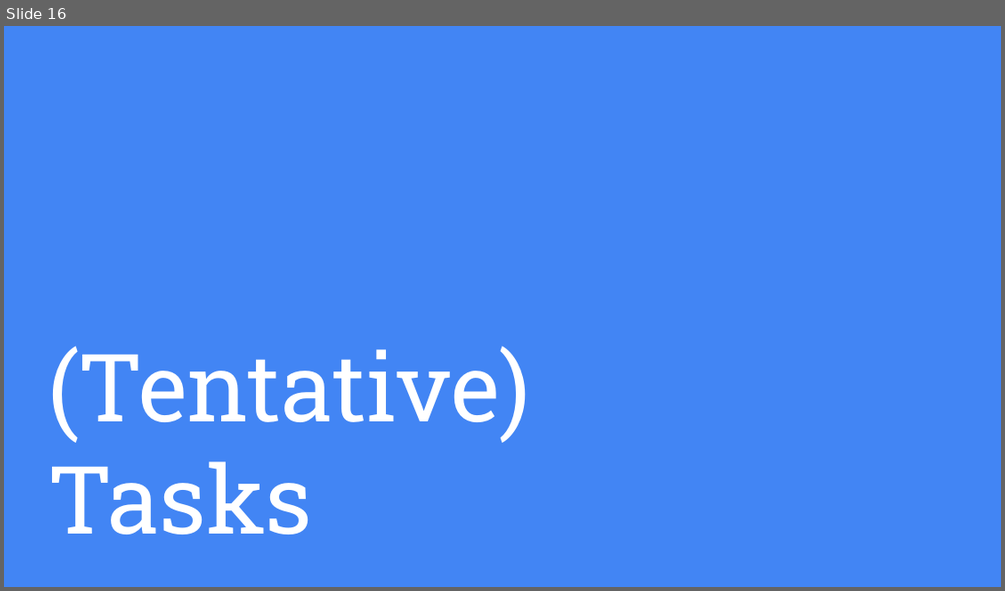
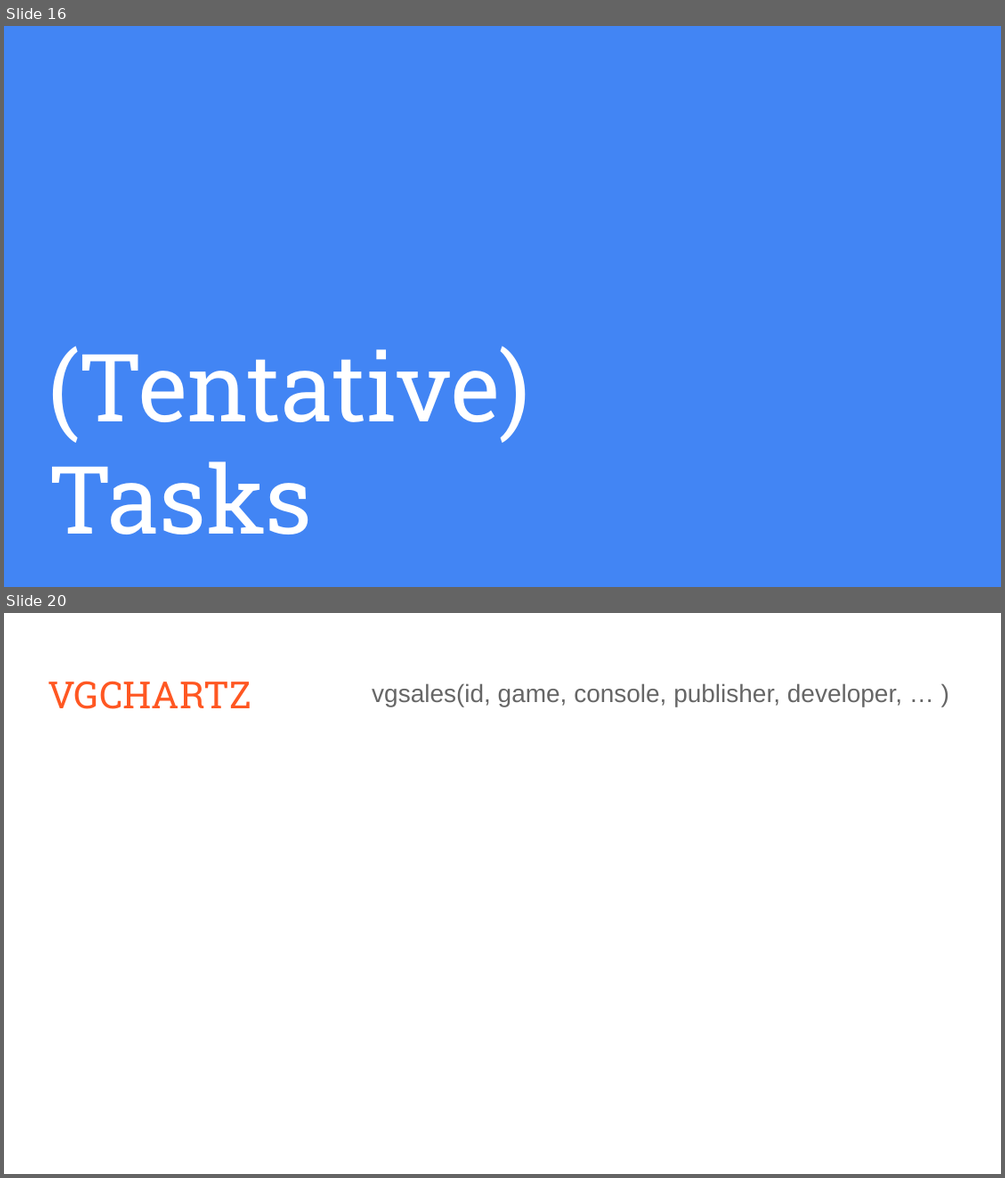
Before and after one commit to 1655653/LSDM, a slide deck: proposals/presentation.pptx. Shown one above the other, each under a label of ours: slide 16 before the commit, slides 16 and 20 after it; the slides between them are not shown. The pictures are 1005x591 and 1005x1178 pixels, drawn with LibreOffice and Linux fonts; fonts in the diff are those of the drawing; grey boxes stand for pictures. Boxes give left, top, right and bottom in pixels: in the first picture for what was removed or moved away, otherwise in the second. Text is boxed around its words. In the diff, an @@ line names an element or a change of style, - is before the commit and + after.

```diff
--- a/proposals/presentation.pptx
+++ b/proposals/presentation.pptx
@@ slide 20 added at (x1=4, y1=613, x2=1001, y2=1174), background #FFFFFF @@
@@ title added at (x1=48, y1=681, x2=251, y2=709), 27 pt, text #FF5722 @@
+VGCHARTZ
@@ text added at (x1=372, y1=683, x2=902, y2=706), 18 pt, text #666666 @@
+vgsales(id, game, console, publisher, developer, … )
```
Also in this commit, not shown: 6 slides changed, 7 other slides added, 3 other files.
